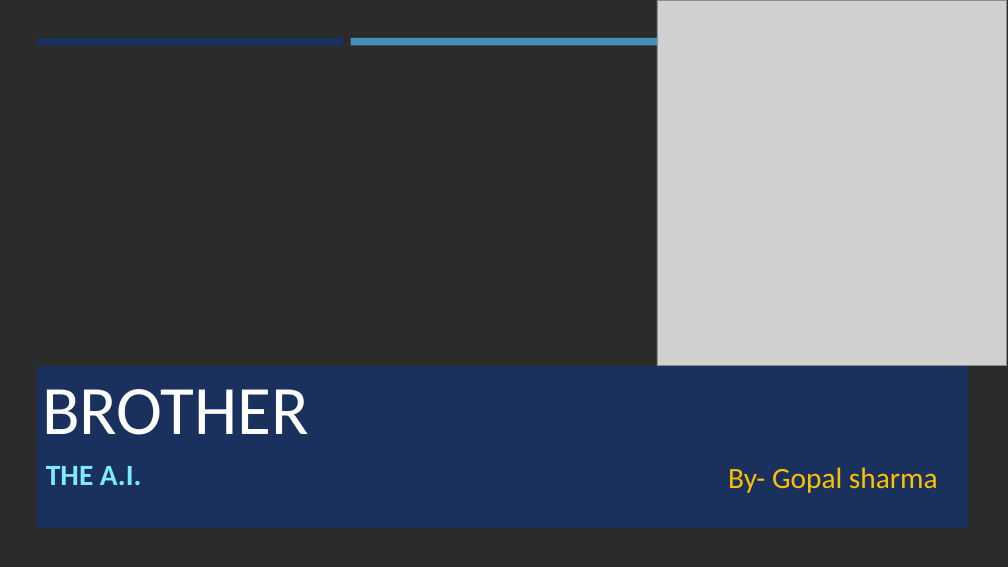
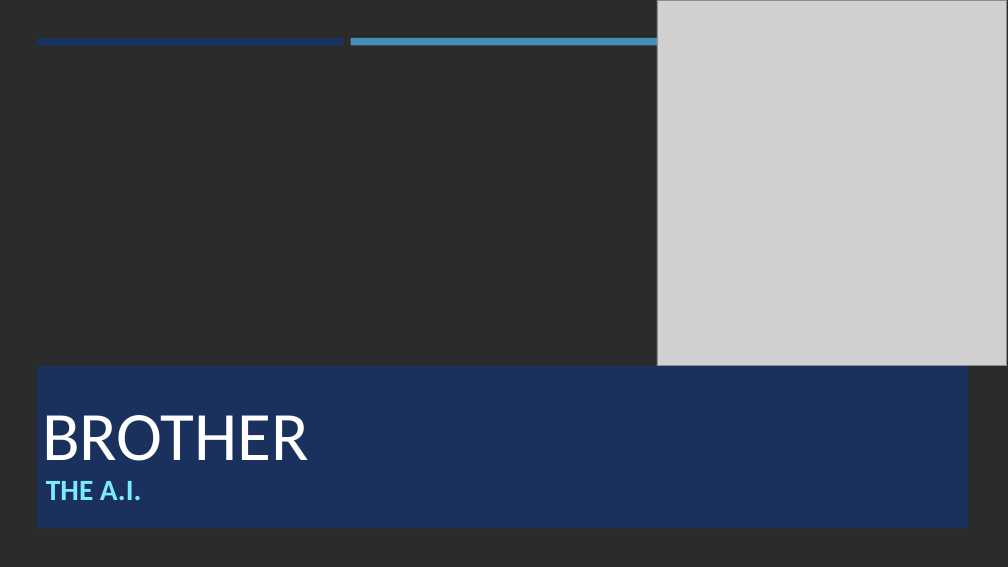
Before and after one commit to GopalSharma16/BROTHER-The-A.I., a slide deck: slide 2 of BROTHER.pptx (slide 1 before the commit). Drawn at 1008x567 pixels with LibreOffice and Linux fonts; fonts in the diff are those of the drawing; grey boxes stand for pictures; background and template pictures are left out; a plain dark background stands for a picture behind light text. Boxes give left, top, right and bottom in pixels: in the first picture for what was removed or moved away, otherwise in the second. Text is boxed around its words. In the diff, an @@ line names an element or a change of style, - is before the commit and + after.

```diff
--- a/BROTHER.pptx
+++ b/BROTHER.pptx
@@ title "BROTHER": place and size @@
-title "BROTHER" at <box>42,389,309,435</box>
+title "BROTHER" at <box>42,415,309,461</box>
@@ subtitle "THE A.I.": place and size @@
-subtitle "THE A.I." at <box>46,466,141,485</box>
+subtitle "THE A.I." at <box>46,481,141,500</box>
@@ text removed at <box>728,467,938,493</box> @@
-By- Gopal sharma
```
Also in this commit, not shown: 2 other slides changed, 1 slide added, 1 other file.
